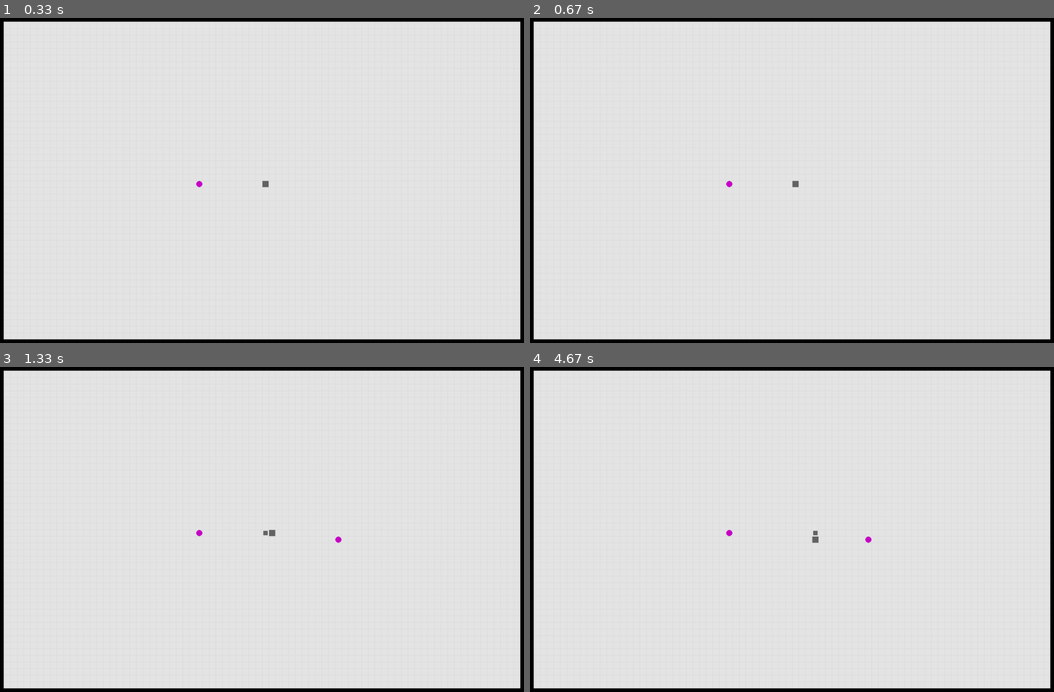
Above: before the commit, frames 1-4 (two rows, left to right).
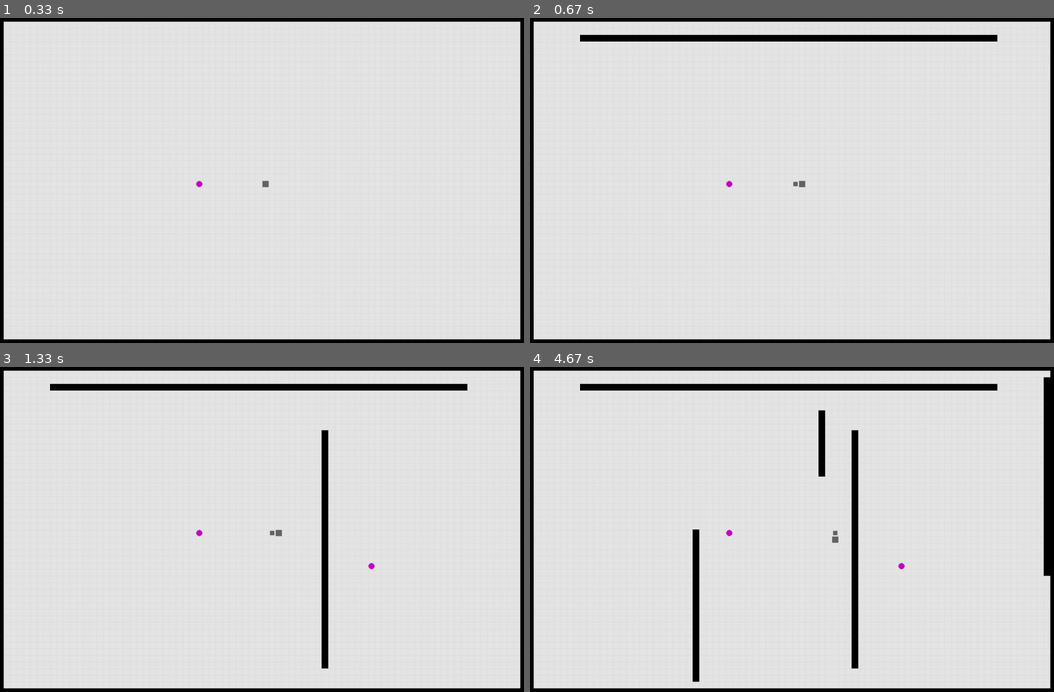
Above: after the commit, the same moments.

Repository: OthorWight/Playing-around-in-python
Game: pygame game, started from Snake Game/snake.py
Same seed, same stepped clock (60 frames per second), same inputs: the game is played once before the commit and once after it.
Inputs:
- Up to frame 1 (0.33 s): no input
- Up to frame 2 (0.67 s): hold 3 from 0.33 s (still down); hold Right from 0.33 s (still down)
- Up to frame 3 (1.33 s): release 3 at 0.8 s; release Right at 0.8 s; tap 3 at 0.83 s; tap 2 at 1.17 s
- Up to frame 4 (4.67 s): tap 3 at 1.5, 4.38 s; hold Up 2.33-2.8 s; hold Right 2.83-3.3 s; hold Left 3.33-3.87 s; hold 3 3.9-4.2 s; hold Down 3.9-4.2 s; hold Down 4.23-4.53 s; hold Left from 4.57 s (still down)

Frame 1 is identical in both runs. In frame 2, 1.8% of the frame differs, in the area x 9-90%, y 5-53%; in frame 3, 2.8%; in frame 4, 4.6%, in the area x 9-100%, y 3-97%.

Commit message:
random walls for each level add, todo - better wall placement

Diff:
--- a/Snake Game/snake.py
+++ b/Snake Game/snake.py
@@ -33,15 +33,57 @@
                 delay -+ 0.01
                 if food_location == []:
                     level += 1
+                    add_wall()
                     for l in range(level):
-                        place_food()
+                        add_food()
         return level, delay
+
+    def add_wall():
+        wall_direction = random.randrange(0,2,1)
+        if wall_direction == 0: #horizontal
+            x = random.randrange(15, 1185, 15)
+            y = random.randrange(15, 735, 15)
+            w = random.randrange(x, 1185, 15)
+            h = 15
+            wall_collide = False
+            for wall in walls:
+                wl = pg.Rect(x,y,w,h)
+                if wl.colliderect(wall):
+                    wall_collide = True
+            if not wall_collide:
+                walls.append([x+15,y,w-15,h])
+            else:
+                add_wall()
+        if wall_direction == 1: #vertical
+            x = random.randrange(15, 1185, 15)
+            y = random.randrange(15, 735, 15)
+            w = 15
+            h = random.randrange(y, 735, 15)
+            wall_collide = False
+            for wall in walls:
+                wl = pg.Rect(x,y,w,h)
+                if wl.colliderect((wall)):
+                    wall_collide = True
+            if not wall_collide:
+                walls.append([x,y+15,w,h-15])
+            else:
+                add_wall()
+
+    def add_food():
+        x = random.randrange(15,1185,15) + 8
+        y = random.randrange(15,735,15) + 8
+        wall_collide = False
+        for wall in walls:
+            wl = pg.Rect(wall)
+            if wl.collidepoint(x, y):
+                wall_collide = True
+        if not wall_collide:
+            food_location.append([x, y])
+        else:
+            add_food()
 
     def add_body():
         snake_bodies.append(snake_bodies[-1])
-
-    def place_food():
-        food_location.append([random.randrange(15,1185,15) + 8, random.randrange(15,735,15) + 8])
 
 
     pg.init()
@@ -62,7 +104,7 @@
 
     current_time = time.time()
     direction = "RIGHT"
-    delay = 1.0
+    delay = 0.5
     level = 1
 
     # Main Loop
@@ -97,7 +139,9 @@
                 elif event.key == pg.K_1:
                     add_body()
                 elif event.key == pg.K_2:
-                    place_food()
+                    add_food()
+                elif event.key == pg.K_3:
+                    add_wall()
 
         # Refresh
         pg.display.flip()
